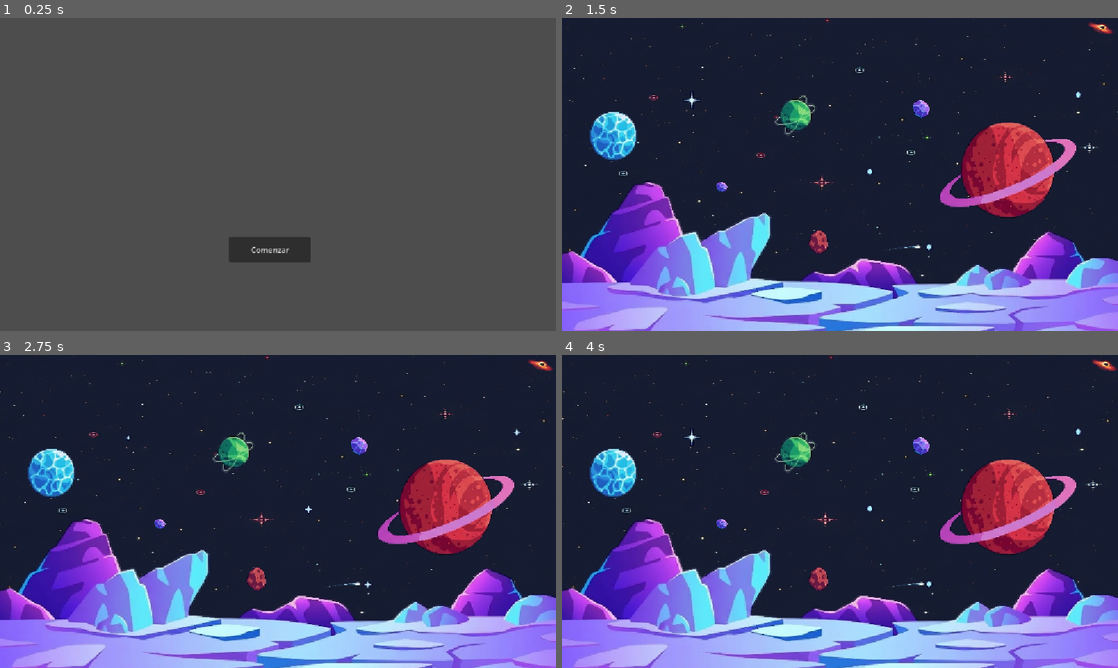
Above: before the commit, frames 1-4 (two rows, left to right).
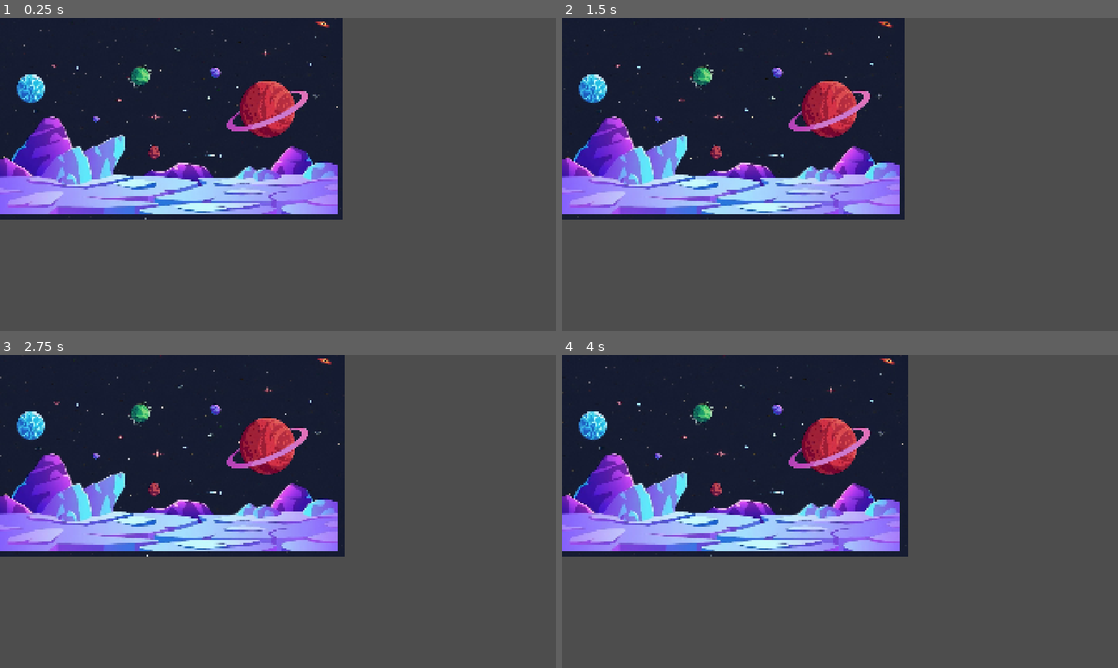
Above: after the commit, the same moments.

Repository: Sergio-Rojas27/GNDU
Game: Godot game, scene res://nucleo4_interfaz/Escenario_Espacio.tscn
The game is run twice, just before and just after one commit, with the same random seed, the same clock (stepped at 60 frames per second) and the same inputs. Before the commit the project starts from res://nucleo4_interfaz/pantalla_titulo.tscn.
Inputs (mouse positions are in pixels of both pictures, inside the frame that each line leads up to):
- Up to frame 1 (0.25 s): no input
- Up to frame 2 (1.5 s): click (834, 249) at 0.5 s, where only the run before the commit has a clickable "Comenzar"
- Up to frame 3 (2.75 s): no input
- Up to frame 4 (4 s): no input

The runs differ from the first frame. In frame 1, 41% of the frame differs, in the area x 0-62%, y 0-78%; in frame 2, 75%, in the area x 0-100%, y 0-100%; in frame 3, 75%; in frame 4, 75%.

Commit message:
escena y assets de playa

Diff:
--- /dev/null
+++ b/nucleo4_interfaz/Escenario_Playa.tscn
@@ -0,0 +1,285 @@
+[gd_scene format=3 uid="uid://bbtyqjwhstrjl"]
+
+[ext_resource type="Texture2D" uid="uid://dfg1unqmqy17p" path="res://assets/Escenario_playa/White clouds in blue sky_ _ Premium Photo.jpg" id="1_10ca4"]
+[ext_resource type="Texture2D" uid="uid://byd6qx24u7y6o" path="res://assets/Escenario_playa/Mar_Playa.png" id="3_alnng"]
+[ext_resource type="Texture2D" uid="uid://g7gs6vfjyta2" path="res://assets/Escenario_playa/Arena_Playa.jpg" id="3_ubxj5"]
+[ext_resource type="Texture2D" uid="uid://bwjkjbmj5mmt0" path="res://assets/Escenario_playa/Piedra_playa1.png" id="4_alnng"]
+[ext_resource type="Texture2D" uid="uid://t2w5kjgs0k08" path="res://assets/Escenario_playa/palmera1.png" id="5_8lro2"]
+[ext_resource type="Texture2D" uid="uid://b8m7rfqc1j5xq" path="res://assets/Escenario_playa/palmera2.png" id="6_3miu0"]
+[ext_resource type="Texture2D" uid="uid://cv4meqvop4ii1" path="res://assets/Escenario_playa/Piedra_playa5.png" id="6_57tc8"]
+[ext_resource type="Texture2D" uid="uid://jnue7l2e8wal" path="res://assets/Escenario_playa/estrella_playa.png" id="7_8lro2"]
+[ext_resource type="Texture2D" uid="uid://dyc1w821vji0j" path="res://assets/Escenario_playa/guacuco1.png" id="8_3miu0"]
+
+[sub_resource type="Animation" id="Animation_qq1sx"]
+length = 0.001
+tracks/0/type = "value"
+tracks/0/imported = false
+tracks/0/enabled = true
+tracks/0/path = NodePath(".:position")
+tracks/0/interp = 1
+tracks/0/loop_wrap = true
+tracks/0/keys = {
+"times": PackedFloat32Array(0),
+"transitions": PackedFloat32Array(1),
+"update": 0,
+"values": [Vector2(956, 700.5)]
+}
+
+[sub_resource type="Animation" id="Animation_fawei"]
+resource_name = "oleaje"
+length = 5.1666665
+loop_mode = 1
+tracks/0/type = "value"
+tracks/0/imported = false
+tracks/0/enabled = true
+tracks/0/path = NodePath(".:position:y")
+tracks/0/interp = 1
+tracks/0/loop_wrap = true
+tracks/0/keys = {
+"times": PackedFloat32Array(),
+"transitions": PackedFloat32Array(),
+"update": 1,
+"values": []
+}
+tracks/1/type = "value"
+tracks/1/imported = false
+tracks/1/enabled = true
+tracks/1/path = NodePath(".:position")
+tracks/1/interp = 1
+tracks/1/loop_wrap = true
+tracks/1/keys = {
+"times": PackedFloat32Array(1, 2, 3, 4, 5, 6, 7),
+"transitions": PackedFloat32Array(1, 1, 1, 1, 1, 1, 1),
+"update": 0,
+"values": [Vector2(956, 710.5), Vector2(956, 715.5), Vector2(956, 720.5), Vector2(956, 725), Vector2(956, 720.5), Vector2(956, 715.5), Vector2(956, 710.5)]
+}
+
+[sub_resource type="AnimationLibrary" id="AnimationLibrary_yrwnx"]
+_data = {
+&"RESET": SubResource("Animation_qq1sx"),
+&"oleaje": SubResource("Animation_fawei")
+}
+
+[sub_resource type="Animation" id="Animation_10ca4"]
+length = 0.001
+tracks/0/type = "value"
+tracks/0/imported = false
+tracks/0/enabled = true
+tracks/0/path = NodePath("AnimationPlayer2/palmera2:rotation")
+tracks/0/interp = 1
+tracks/0/loop_wrap = true
+tracks/0/keys = {
+"times": PackedFloat32Array(0),
+"transitions": PackedFloat32Array(1),
+"update": 0,
+"values": [-0.017453292]
+}
+
+[sub_resource type="Animation" id="Animation_6fq4l"]
+resource_name = "viento_palmera2"
+length = 6.0
+loop_mode = 1
+tracks/0/type = "value"
+tracks/0/imported = false
+tracks/0/enabled = true
+tracks/0/path = NodePath("AnimationPlayer2/palmera2:rotation")
+tracks/0/interp = 1
+tracks/0/loop_wrap = true
+tracks/0/keys = {
+"times": PackedFloat32Array(-0.033333335, 0, 1, 2, 3, 4, 5, 6),
+"transitions": PackedFloat32Array(1, 1, 1, 1, 1, 1, 1, 1),
+"update": 0,
+"values": [-3.1922072018976286, 0.34906584, 0.3228859, 0.2879793265790644, 0.2530727415391778, 0.2879793265790644, 0.32288591161895097, 0.3490658503988659]
+}
+
+[sub_resource type="AnimationLibrary" id="AnimationLibrary_qq1sx"]
+_data = {
+&"RESET": SubResource("Animation_10ca4"),
+&"viento_palmera2": SubResource("Animation_6fq4l")
+}
+
+[sub_resource type="Animation" id="Animation_8lro2"]
+length = 0.001
+tracks/0/type = "value"
+tracks/0/imported = false
+tracks/0/enabled = true
+tracks/0/path = NodePath("AnimationPlayer/palmera1:rotation")
+tracks/0/interp = 1
+tracks/0/loop_wrap = true
+tracks/0/keys = {
+"times": PackedFloat32Array(0),
+"transitions": PackedFloat32Array(1),
+"update": 0,
+"values": [0.0]
+}
+
+[sub_resource type="Animation" id="Animation_3miu0"]
+resource_name = "viento"
+length = 6.0
+loop_mode = 1
+tracks/0/type = "value"
+tracks/0/imported = false
+tracks/0/enabled = true
+tracks/0/path = NodePath("AnimationPlayer/palmera1:rotation")
+tracks/0/interp = 1
+tracks/0/loop_wrap = true
+tracks/0/keys = {
+"times": PackedFloat32Array(0, 1, 2, 3, 4),
+"transitions": PackedFloat32Array(1, 1, 1, 1, 1),
+"update": 0,
+"values": [0.0, 0.017453292519943295, 0.03490658503988659, 0.05235987755982989, 0.06981317007977318]
+}
+
+[sub_resource type="AnimationLibrary" id="AnimationLibrary_10ca4"]
+_data = {
+&"RESET": SubResource("Animation_8lro2"),
+&"viento": SubResource("Animation_3miu0")
+}
+
+[node name="Escenario_Playa" type="Node2D" unique_id=757112609]
+
+[node name="Sprite2D" type="Sprite2D" parent="." unique_id=1371522566]
+z_index = -2
+position = Vector2(953, 112)
+scale = Vector2(3.2799287, 1.8223778)
+texture = ExtResource("1_10ca4")
+
+[node name="Parallax2D" type="Parallax2D" parent="." unique_id=2133733956]
+visible = false
+autoscroll = Vector2(3, 0)
+
+[node name="ParallaxLayer" type="ParallaxLayer" parent="Parallax2D" unique_id=84813451]
+motion_scale = Vector2(0.1, 0.1)
+
+[node name="Sprite2D" type="Sprite2D" parent="Parallax2D/ParallaxLayer" unique_id=1020757159]
+z_index = -1
+position = Vector2(854.99994, -123.99997)
+scale = Vector2(1.9241903, 2.3411317)
+
+[node name="StaticBody2D" type="StaticBody2D" parent="." unique_id=2017503905]
+
+[node name="Sprite2D" type="Sprite2D" parent="StaticBody2D" unique_id=936161542]
+z_index = -1
+position = Vector2(384, 1196)
+scale = Vector2(1.4899613, 1.7922208)
+texture = ExtResource("3_ubxj5")
+
+[node name="Sprite2D" type="Sprite2D" parent="StaticBody2D/Sprite2D" unique_id=1060179738]
+z_index = -1
+position = Vector2(1276.7941, -1.4830685)
+scale = Vector2(1.4975007, 0.9948911)
+texture = ExtResource("3_ubxj5")
+
+[node name="CollisionShape2D" type="CollisionShape2D" parent="StaticBody2D" unique_id=64012437]
+
+[node name="AnimationPlayer3" type="AnimationPlayer" parent="." unique_id=1896992224]
+root_node = NodePath("mar")
+libraries/ = SubResource("AnimationLibrary_yrwnx")
+autoplay = &"oleaje"
+
+[node name="mar" type="Sprite2D" parent="AnimationPlayer3" unique_id=1555299162]
+z_index = -1
+position = Vector2(956, 700.5)
+scale = Vector2(2.631, 2.1)
+texture = ExtResource("3_alnng")
+
+[node name="AnimationPlayer2" type="AnimationPlayer" parent="." unique_id=501619056]
+libraries/ = SubResource("AnimationLibrary_qq1sx")
+autoplay = &"viento_palmera2"
+
+[node name="palmera2" type="Sprite2D" parent="AnimationPlayer2" unique_id=113461941]
+z_index = -1
+position = Vector2(1730.0002, 546.0001)
+rotation = -0.017453292
+scale = Vector2(3.0550883, 3.3015556)
+texture = ExtResource("6_3miu0")
+
+[node name="AnimationPlayer" type="AnimationPlayer" parent="." unique_id=1176730363]
+libraries/ = SubResource("AnimationLibrary_10ca4")
+autoplay = &"viento"
+
+[node name="palmera1" type="Sprite2D" parent="AnimationPlayer" unique_id=43837967]
+position = Vector2(158.49435, 588.98413)
+scale = Vector2(3.4621212, 3.8124197)
+texture = ExtResource("5_8lro2")
+
+[node name="estrella1" type="Sprite2D" parent="." unique_id=2047168626]
+position = Vector2(1683, 768)
+scale = Vector2(1.3005749, 1.1426934)
+skew = 0.35602343
+texture = ExtResource("7_8lro2")
+
+[node name="piedra6" type="Sprite2D" parent="." unique_id=1663864691]
+z_index = 2
+position = Vector2(51.999992, 814)
+scale = Vector2(0.7129588, 0.6659296)
+skew = 0.19579852
+texture = ExtResource("4_alnng")
+
+[node name="piedra1" type="Sprite2D" parent="." unique_id=1275982738]
+position = Vector2(1803.4902, 779.3269)
+rotation = 0.052359883
+scale = Vector2(1.1560241, 1.0138476)
+texture = ExtResource("4_alnng")
+
+[node name="piedra8" type="Sprite2D" parent="." unique_id=183819597]
+z_index = 2
+position = Vector2(140.80315, 826.28595)
+scale = Vector2(0.40794876, 0.40210056)
+skew = 0.18600798
+texture = ExtResource("4_alnng")
+
+[node name="piedra4" type="Sprite2D" parent="." unique_id=827346559]
+position = Vector2(1911.9999, 866)
+scale = Vector2(1.0979594, 0.56718326)
+skew = 0.032890916
+texture = ExtResource("4_alnng")
+
+[node name="piedra2" type="Sprite2D" parent="." unique_id=2009662918]
+position = Vector2(1765, 857)
+scale = Vector2(1.0478356, 0.7529832)
+skew = 0.013756156
+texture = ExtResource("4_alnng")
+
+[node name="piedra5" type="Sprite2D" parent="." unique_id=182721439]
+z_index = 1
+position = Vector2(118.3344, 781.8882)
+scale = Vector2(0.51490486, 0.41873914)
+skew = 0.096331716
+texture = ExtResource("4_alnng")
+
+[node name="piedra7" type="Sprite2D" parent="." unique_id=18738565]
+position = Vector2(1766, 982.00006)
+scale = Vector2(1.4150562, 1.5490307)
+skew = 0.18600798
+texture = ExtResource("6_57tc8")
+
+[node name="estrella2" type="Sprite2D" parent="." unique_id=1201522559]
+position = Vector2(179.00002, 884)
+scale = Vector2(1.7381556, 1.6158211)
+skew = 0.26179934
+texture = ExtResource("7_8lro2")
+
+[node name="piedra9" type="Sprite2D" parent="." unique_id=1714554524]
+position = Vector2(95, 950)
+scale = Vector2(1.1807715, 1.4252511)
+skew = -0.03141593
+texture = ExtResource("6_57tc8")
+
+[node name="guacuco1" type="Sprite2D" parent="." unique_id=1595662955]
+position = Vector2(359, 766.00006)
+scale = Vector2(1.0216024, 1.2686675)
+skew = -0.30543262
+texture = ExtResource("8_3miu0")
+
+[node name="guacuco2" type="Sprite2D" parent="." unique_id=200700159]
+position = Vector2(1584.7498, 1037.1687)
+scale = Vector2(1.0106633, 1.3727602)
+skew = -0.02617994
+texture = ExtResource("8_3miu0")
+
+[node name="guacuco3" type="Sprite2D" parent="." unique_id=1602031540]
+position = Vector2(1787, 755)
+scale = Vector2(1.2722106, 1.1428459)
+skew = -0.045440078
+texture = ExtResource("8_3miu0")
--- a/project.godot
+++ b/project.godot
@@ -11,12 +11,14 @@
 [application]
 
 config/name="JUEGO_SF"
-run/main_scene="uid://bm2dr064oxxd0"
+run/main_scene="uid://sabreonvl1e4"
 config/features=PackedStringArray("4.7", "Forward Plus")
 config/icon="res://icon.svg"
 
 [display]
 
+window/size/viewport_width=1920
+window/size/viewport_height=1080
 window/stretch/mode="canvas_items"
 window/stretch/aspect="expand"
 
Binary file added: assets/Escenario_playa/Arena_Playa.jpg
Not shown, added: assets/Escenario_playa/Arena_Playa.jpg.import
Binary file added: assets/Escenario_playa/Mar_Playa.png
Not shown, added: assets/Escenario_playa/Mar_Playa.png.import
Binary file added: assets/Escenario_playa/Piedra_playa1.png
Not shown, added: assets/Escenario_playa/Piedra_playa1.png.import
Binary file added: assets/Escenario_playa/Piedra_playa2.png
Not shown, added: assets/Escenario_playa/Piedra_playa2.png.import
Binary file added: assets/Escenario_playa/Piedra_playa3.png
Not shown, added: assets/Escenario_playa/Piedra_playa3.png.import
Binary file added: assets/Escenario_playa/Piedra_playa4.png
Not shown, added: assets/Escenario_playa/Piedra_playa4.png.import
(and 16 more such lines)
